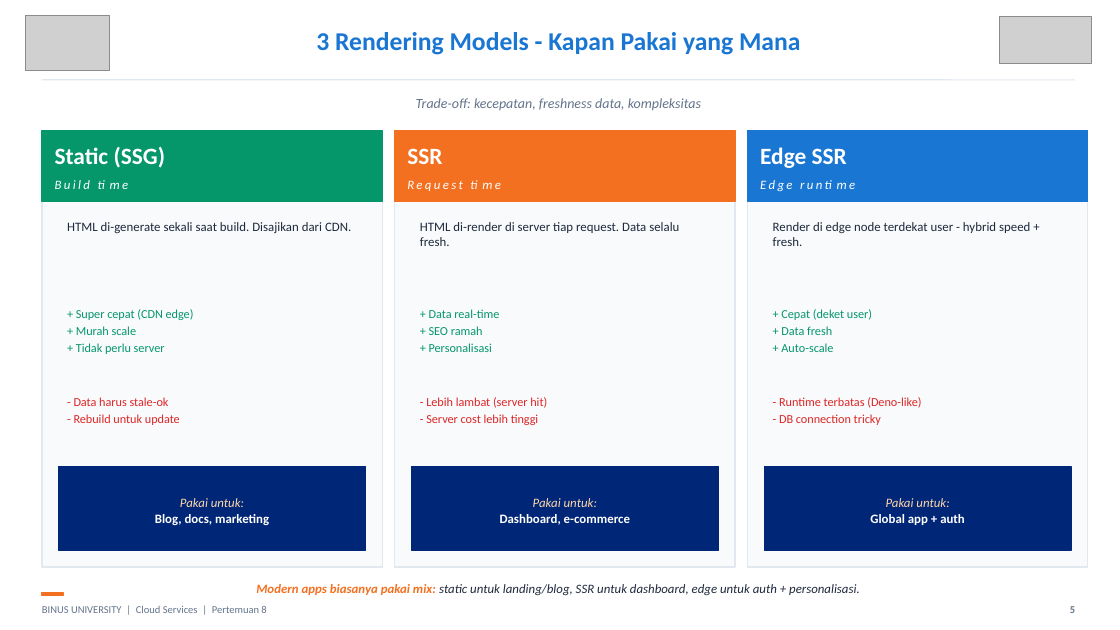
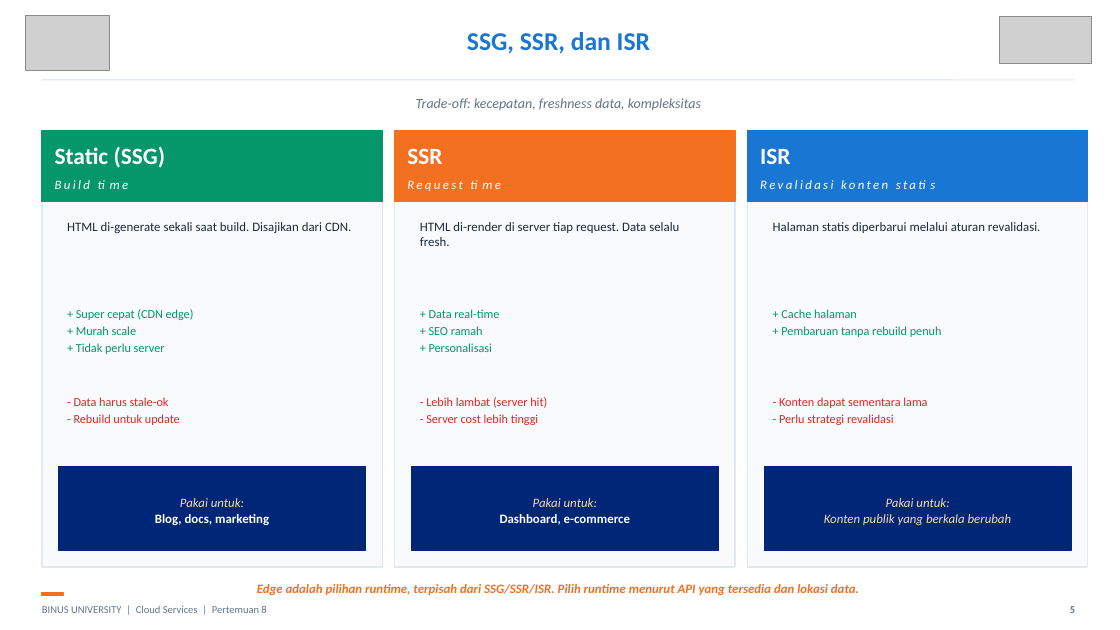
Before and after one commit to SeedFlora/meet8CloudService, a slide deck: slide 5 of slides/Teori_Pertemuan_08.pptx. Drawn at 1120x630 pixels with LibreOffice and Linux fonts; fonts in the diff are those of the drawing; grey boxes stand for pictures. Boxes give left, top, right and bottom in pixels: in the first picture for what was removed or moved away, otherwise in the second. Text is boxed around its words. In the diff, an @@ line names an element or a change of style, - is before the commit and + after.

```diff
--- a/slides/Teori_Pertemuan_08.pptx
+++ b/slides/Teori_Pertemuan_08.pptx
@@ text at bbox=[467, 32, 650, 54]: text changed @@
-3 Rendering Models - Kapan Pakai yang Mana
+SSG, SSR, dan ISR
@@ text at bbox=[760, 148, 790, 164]: text changed @@
-Edge SSR
+ISR
@@ text at bbox=[773, 222, 985, 233]: text changed @@
-Render di edge node terdekat user - hybrid speed + fresh.
+Halaman statis diperbarui melalui aturan revalidasi.
@@ text at bbox=[779, 222, 1040, 406]: text changed @@
-Edge runtime
+Revalidasi konten statis
@@ text at bbox=[781, 309, 942, 337]: text changed @@
-+ Cepat (deket user)
-+ Data fresh
-+ Auto-scale
++ Cache halaman
++ Pembaruan tanpa rebuild penuh
@@ text at bbox=[779, 397, 927, 425]: text changed @@
-- Runtime terbatas (Deno-like)
-- DB connection tricky
+- Konten dapat sementara lama
+- Perlu strategi revalidasi
@@ text at bbox=[824, 514, 1012, 526]: text changed; text colour #FFFFFF to #FED7AA; bold off; italic on @@
-Global app + auth
+Konten publik yang berkala berubah
@@ text at bbox=[257, 584, 859, 595]: text changed; text colour #1E293B to #F37021; bold on @@
-Modern apps biasanya pakai mix: static untuk landing/blog, SSR untuk dashboard, edge untuk auth + personalisasi.
+Edge adalah pilihan runtime, terpisah dari SSG/SSR/ISR. Pilih runtime menurut API yang tersedia dan lokasi data.
```
Also in this commit, not shown: 6 other slides changed, 5 other files.
